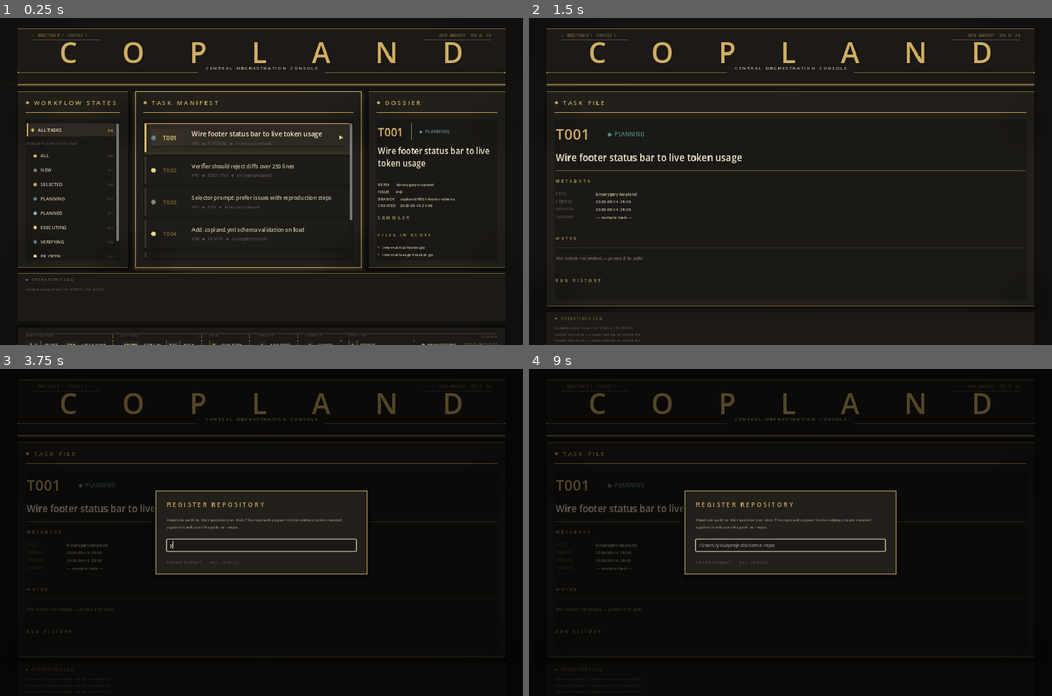
Above: before the commit, frames 1-4 (two rows, left to right).
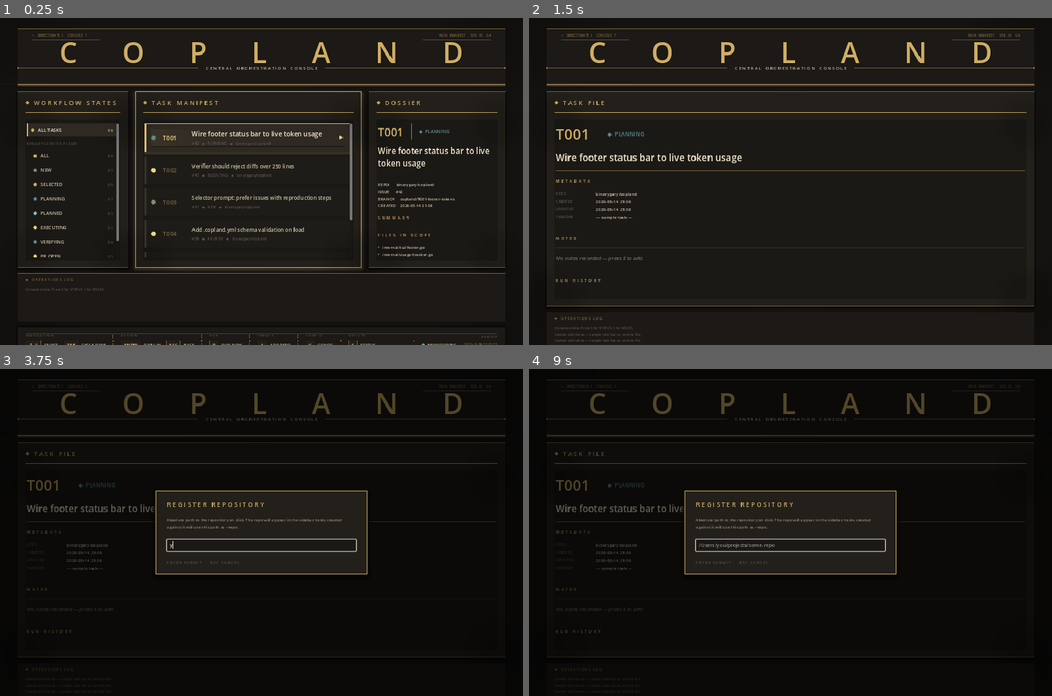
Above: after the commit, the same moments.

Repository: binarygary/copland
Game: Godot game, scene res://scenes/Main.tscn
Two runs of this game, one before a commit and one after it. Both use one fixed random seed, a clock stepped at 60 frames per second and the inputs below.
Inputs:
- Up to frame 1 (0.25 s): no input
- Up to frame 2 (1.5 s): tap Enter at 0.5, 1.35 s; hold D 0.53-1.28 s; tap E at 0.6, 1.25 s; hold Down from 1.28 s (still down)
- Up to frame 3 (3.75 s): tap E at 1.55, 2, 2.3, 2.75, 3.05, 3.5 s; release Down at 2.03 s; hold D 2.03-2.78 s; tap Keypad Enter at 2.1 s; hold Up 2.78-3.53 s; tap N at 2.85 s; hold A from 3.53 s (still down); tap Y at 3.6 s
- Up to frame 4 (9 s): tap E at 3.8, 4.25, 4.55, 5.3, 6.05, 6.8, 7.35, 8.3 s; tap Escape at 4.15 s; tap 1 at 4.35 s; release A at 5.03 s; hold Down 5.03-5.78 s; tap 2 at 5.1 s; hold D 5.78-6.53 s; tap 3 at 5.85 s; hold Up 6.53-7.28 s; tap 4 at 6.6 s; hold D 7.28-8.03 s; hold Down 8.03-8.78 s; tap Delete at 8.1 s; hold A from 8.78 s (still down); tap Tab at 8.85 s

The runs differ from the first frame. In frame 1, 0.3% of the frame differs, in the area x 3-97%, y 15-17%; in frame 2, 0.3%; in frame 3, 0.3%; in frame 4, 0.3%.

Commit message:
agent: implement #23 GUI: header subtitle flanking rules vertically misaligned

Diff:
--- a/console-godot/scripts/Main.gd
+++ b/console-godot/scripts/Main.gd
@@ -2417,7 +2417,9 @@
         # equals the left edge of the first panel and x=w equals the right
         # edge of the last panel).
         var rule_pad := 24.0
-        var rule_y: float = sub_y + s_dims.y / 2.0 - 2
+        var asc: float = font.get_ascent(sub_size)
+        var desc: float = font.get_descent(sub_size)
+        var rule_y: float = sub_y - (asc - desc) / 2.0
         var rule_left_x0: float = 0.0
         var rule_left_x1: float = sub_x - rule_pad
         var rule_right_x0: float = sub_x + s_dims.x + rule_pad
